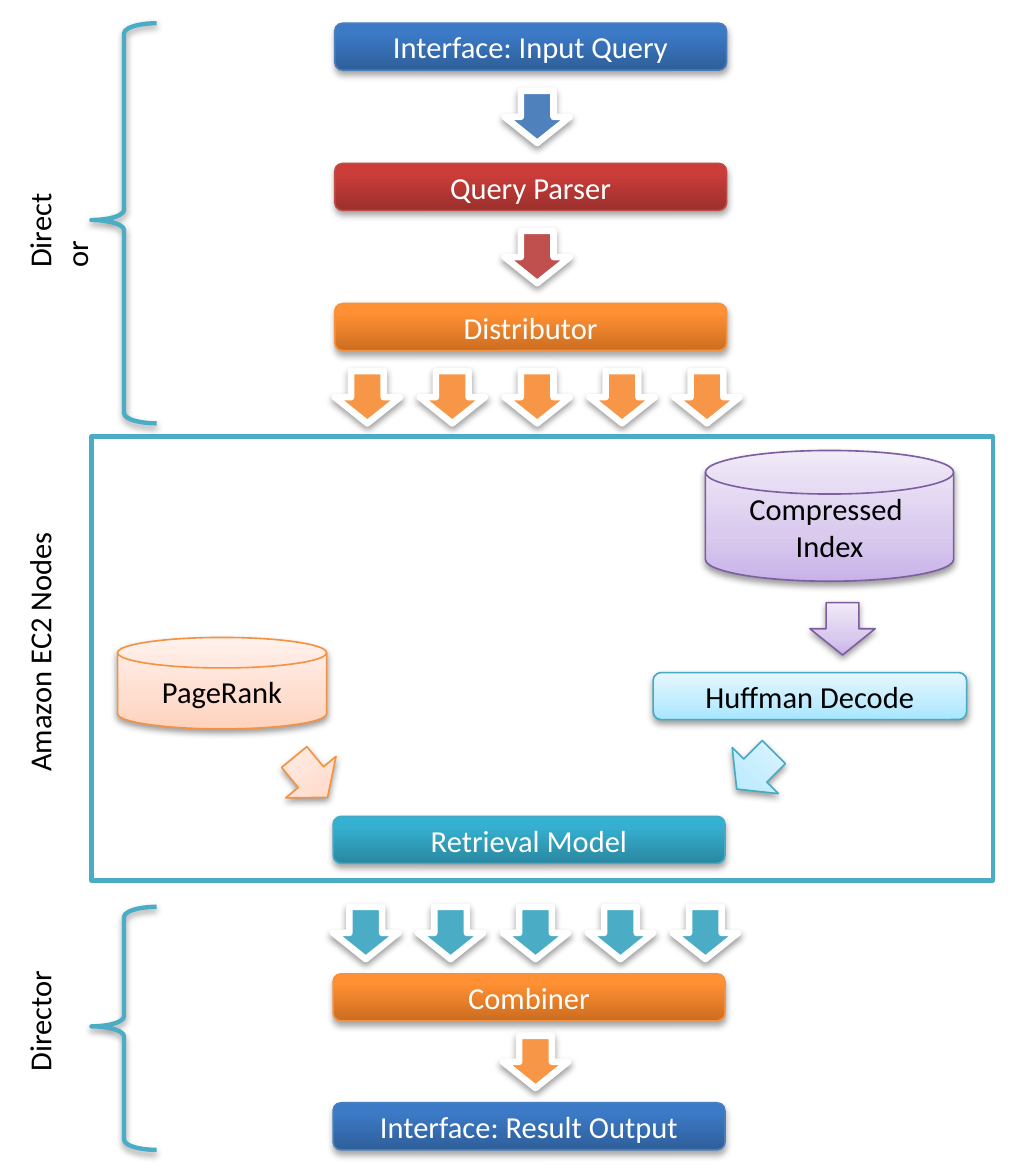
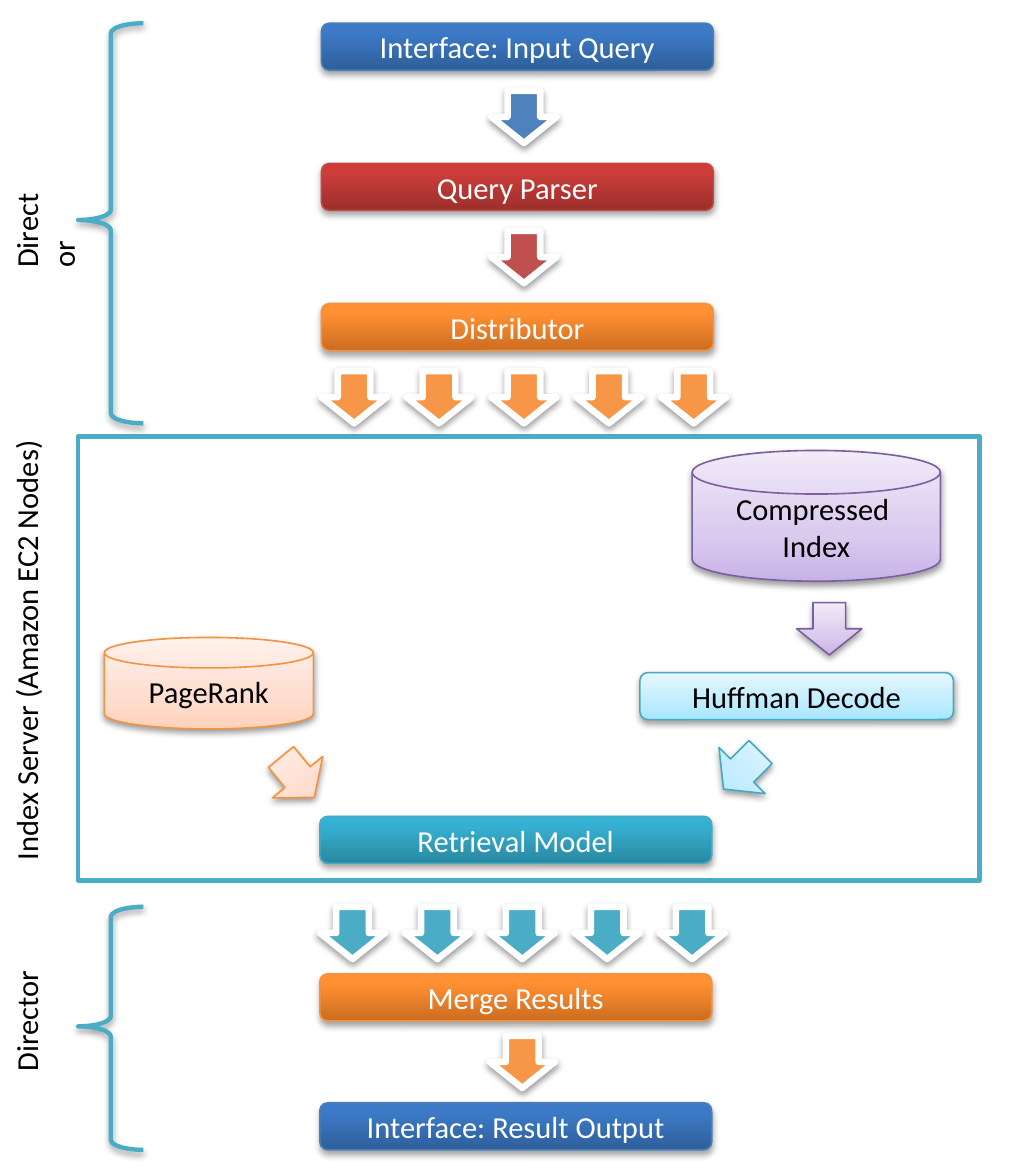
Before and after one commit to bhadresh/dqp, a slide deck: slide 1 of doc/Architecture.pptx. Drawn at 1019x1176 pixels with LibreOffice and Linux fonts; fonts in the diff are those of the drawing. Boxes give left, top, right and bottom in pixels: in the first picture for what was removed or moved away, otherwise in the second. Text is boxed around its words. In the diff, an @@ line names an element or a change of style, - is before the commit and + after.

```diff
--- a/doc/Architecture.pptx
+++ b/doc/Architecture.pptx
@@ text at (9, 450, 46, 858): text changed @@
-Amazon EC2 Nodes
+Index Server (Amazon EC2 Nodes)
@@ 12 down arrows, 4 rounded rectangles, 2 texts, 2 left braces, 1 cylinder, 1 rectangle: place and size @@
-12 down arrows, 4 rounded rectangles, 2 texts, 2 left braces, 1 cylinder, 1 rectangle at (13, 24, 992, 1149)
+12 down arrows, 4 rounded rectangles, 2 texts, 2 left braces, 1 cylinder, 1 rectangle at (0, 24, 980, 1149)
@@ 4 down arrows, 3 rounded rectangles, 1 cylinder: place and size @@
-4 down arrows, 3 rounded rectangles, 1 cylinder at (332, 372, 953, 1149)
+4 down arrows, 3 rounded rectangles, 1 cylinder at (320, 372, 941, 1149)
@@ text in rounded rectangle at (428, 988, 603, 1014): text changed @@
-Combiner
+Merge Results
```
Also in this commit, not shown: 3 other files.
